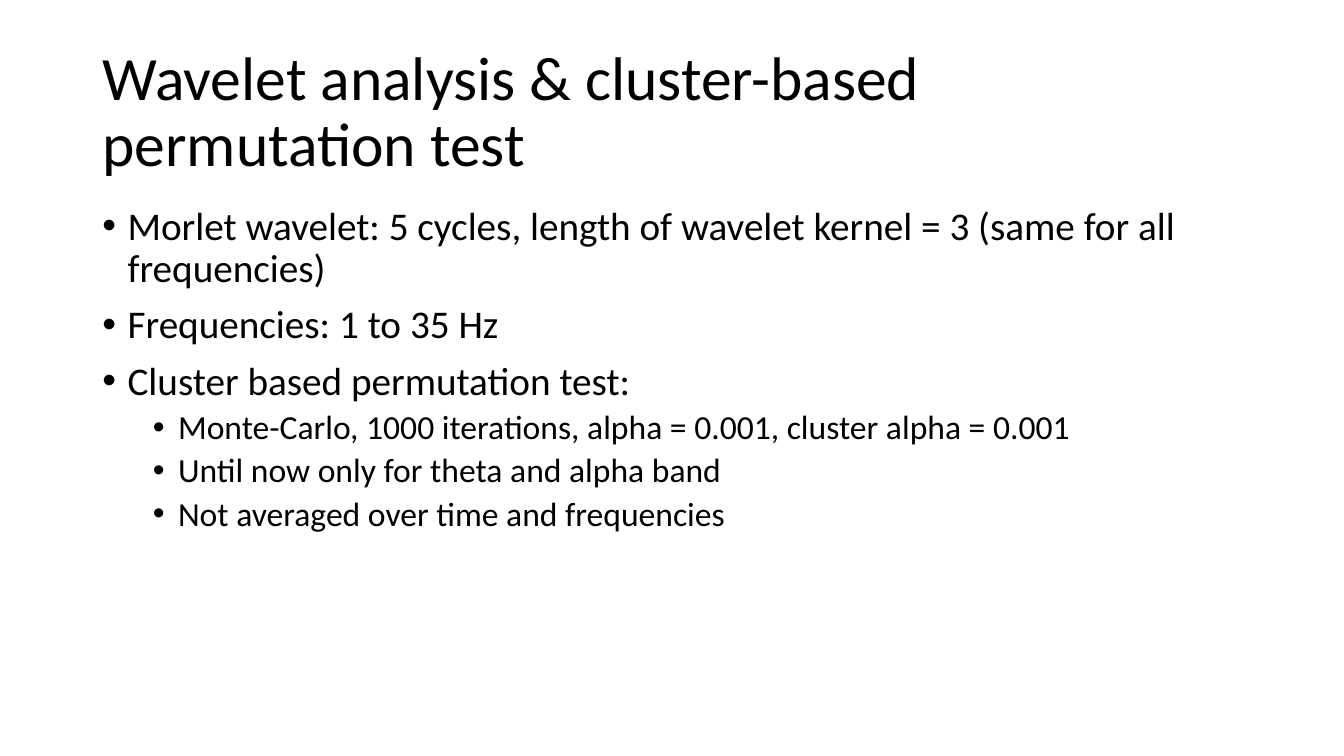
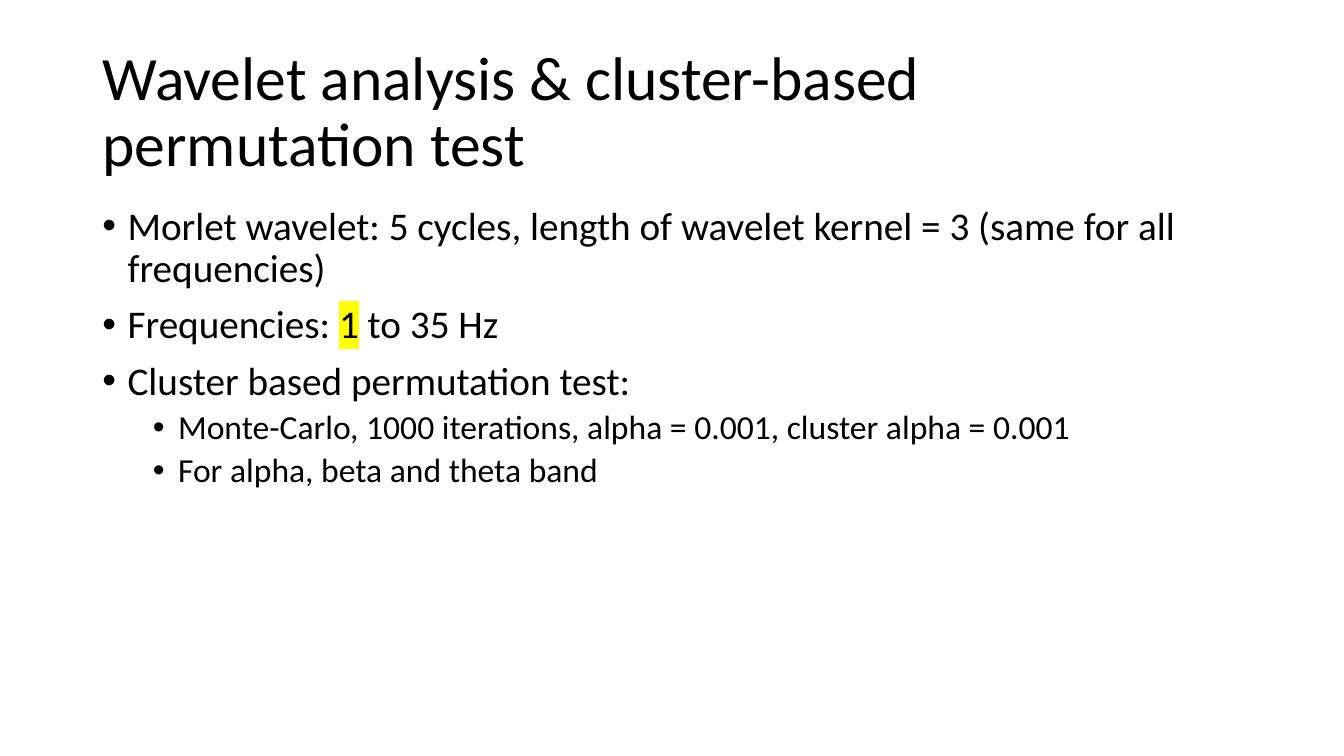
Before and after one commit to SaWilk/Emulation-Data-Analysis, a slide deck: slide 3 of 220826_update_dataanalyses.pptx. Drawn at 1344x756 pixels with LibreOffice and Linux fonts; fonts in the diff are those of the drawing. Boxes give left, top, right and bottom in pixels: in the first picture for what was removed or moved away, otherwise in the second. Text is boxed around its words. In the diff, an @@ line names an element or a change of style, - is before the commit and + after.

```diff
--- a/220826_update_dataanalyses.pptx
+++ b/220826_update_dataanalyses.pptx
@@ text at <box>128,311,498,345</box>: highlight none to #FFFF00 in "1" @@
@@ text at <box>178,458,598,488</box>: text changed @@
-  • Until now only for theta and alpha band
-  • Not averaged over time and frequencies
+  • For alpha, beta and theta band
```
Also in this commit, not shown: 1 other slide changed, 3 slides added, 5 other files.
